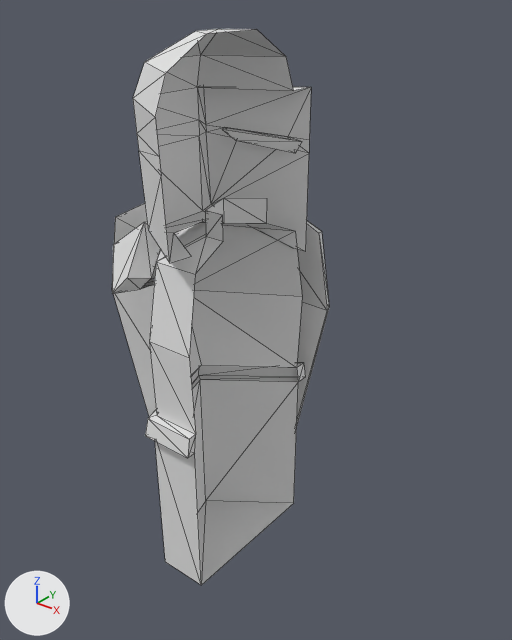
A saved change to the glTF model static/models/paladin.glb.
Before and after are seen from a 50 mm lens placed at (3.88, -4.68, 5.75), pointed at (-0.13, 0.34, 2.64). The lights are fixed; the arrows at lower left show +X, +Y and +Z. Mesh edges are drawn as thin lines. Where no turn or scale is listed for an object, it has been applied to the vertices. Vertices at the same position are counted once.
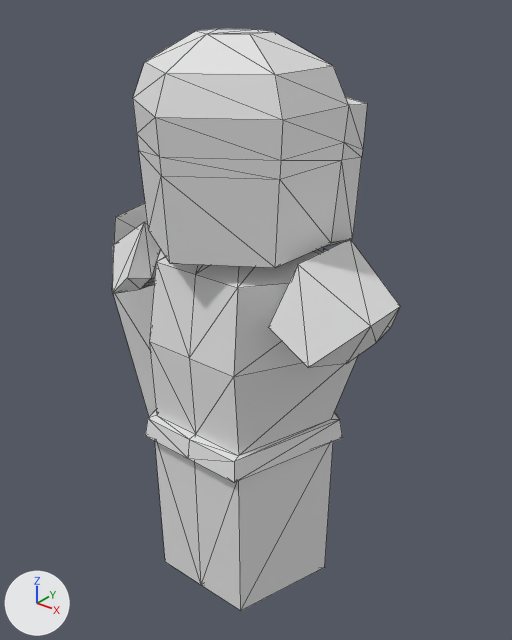
Changed parts and their boxes (x1, y1, x2, y2) in the pictures (512 x 640 px):
'Circle', reshaped
    before: (145, 198, 305, 585)
    after: (145, 247, 358, 611)
'Circle.001', reshaped (31% wider)
    before: (133, 29, 311, 263)
    after: (133, 29, 367, 268)
'Plane', reshaped
    before: (112, 220, 206, 294)
    after: (112, 221, 400, 368)
part 1 of me_circle, added
    after: (188, 247, 358, 611)
part 2 of me_circle_001, added
    after: (155, 29, 367, 268)
part 3 of me_plane_003, added
    after: (268, 239, 400, 368)

What the commit changed:
me_circle is used by ob_circle; location (0.0, 0.0, 0.0).
me_circle had 36 vertices, 54 faces and spanned x -1.17..0.0, y -0.85..1.07, z 0.0..3.92.
me_circle now has 54 vertices, 104 faces and spans x -1.17..1.17, y -0.85..1.07, z 0.0..3.92.
Part 1, on me_circle:
18 vertices are added at x 0.2..1.17, y -0.85..0.34, z 0.0..3.92.
50 new faces join them.
me_circle_001 is used by ob_circle_001; location (0.0, 0.0, 3.67).
me_circle_001 had 42 vertices, 64 faces and spanned x -0.89..0.0, y -0.99..0.99, z -0.46..1.69.
me_circle_001 now has 77 vertices, 144 faces and spans x -0.89..0.89, y -0.99..0.99, z -0.46..1.69.
Part 2, on me_circle_001:
35 vertices are added at x -0.48..0.89, y -0.5..0.89, z -0.01..1.69.
80 new faces join them.
me_plane_003 has 18 vertices, 26 faces and spans x -0.322..0.429, y -0.696..0.666, z -0.575..0.249.
me_plane_003 is used by ob_plane; location (-1.17, 0.0, 3.46).
me_plane_003 part 3: the loose piece of 18 vertices spanning x -0.322..0.429, y -0.696..0.666, z -0.575..0.249 is copied, and the copy is mirrored in x about its middle, then moved by (2.233, 0.0, 0.0); it spans x 1.911..2.662, y -0.696..0.666, z -0.575..0.249.
